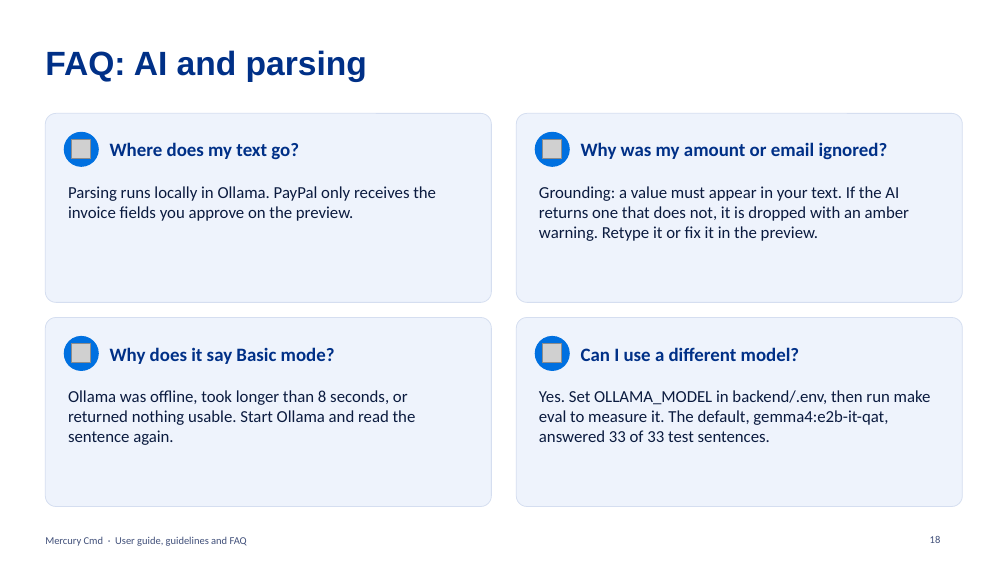
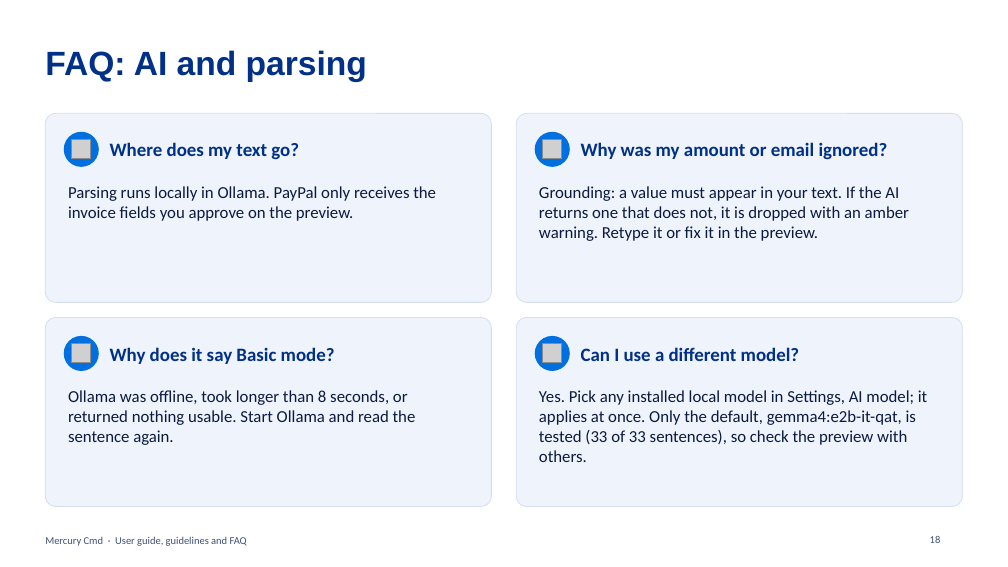
Before and after one commit to vignarajj/mercury_cmd_paypal, a slide deck: slide 18 of docs/Mercury-Cmd-Guide.pptx. Drawn at 1008x567 pixels with LibreOffice and Linux fonts; fonts in the diff are those of the drawing; grey boxes stand for pictures. Boxes give left, top, right and bottom in pixels: in the first picture for what was removed or moved away, otherwise in the second. Text is boxed around its words. In the diff, an @@ line names an element or a change of style, - is before the commit and + after.

Commit message:
feat(frontend): AI model section in Settings, docs and screenshots
Settings shows the installed models, switches on selection and walks through
installing Ollama and pulling a model when none is ready. README, spec, testing
matrix, guide deck and screenshots updated.

```diff
--- a/docs/Mercury-Cmd-Guide.pptx
+++ b/docs/Mercury-Cmd-Guide.pptx
@@ text at [539, 390, 927, 462]: text changed @@
-Yes. Set OLLAMA_MODEL in backend/.env, then run make eval to measure it. The default, gemma4:e2b-it-qat, answered 33 of 33 test sentences.
+Yes. Pick any installed local model in Settings, AI model; it applies at once. Only the default, gemma4:e2b-it-qat, is tested (33 of 33 sentences), so check the preview with others.
```
Also in this commit, not shown: 3 other slides changed, 17 other files.
